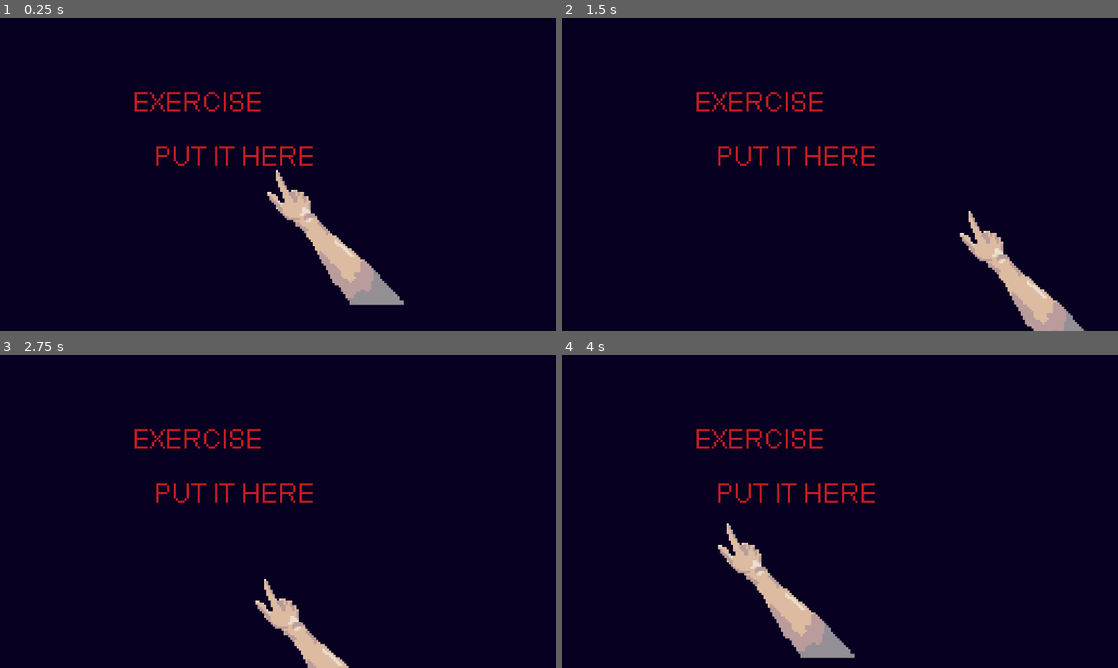
Above: before the commit, frames 1-4 (two rows, left to right).
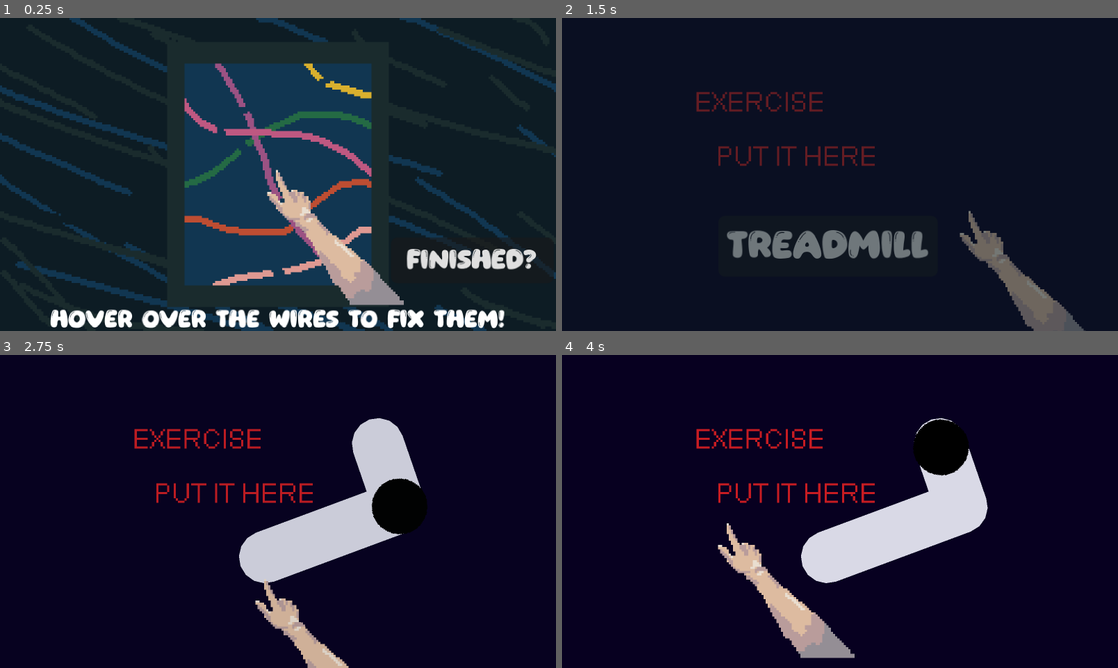
Above: after the commit, the same moments.

Repository: KatLuvsYa3/Geaux_Hackathon_Godot
Game: Godot game, scene res://scenes/game/wires.tscn
Same seed, same stepped clock (60 frames per second), same inputs: the game is played once before the commit and once after it. This scene is started directly instead of the project's main scene.
Inputs (mouse positions are in pixels of both pictures, inside the frame that each line leads up to):
- Up to frame 1 (0.25 s): no input
- Up to frame 2 (1.5 s): click (1034, 259) at 0.5 s, where only the run after the commit has a clickable "Finished?"; click (967, 215) at 1.27 s
- Up to frame 3 (2.75 s): click (266, 583) at 2 s, where only the run after the commit has a clickable "Treadmill"
- Up to frame 4 (4 s): move the mouse to (962, 495) at 2.77 s; hold D (move_right) 2.78-3.53 s; hold K 2.78-3.53 s; click (962, 495) at 2.92 s; move the mouse to (728, 527) at 3.52 s; hold S (move_down) from 3.53 s (still down); tap K at 3.6 s; click (728, 527) at 3.67 s

The runs differ from the first frame. In frame 1, 97% of the frame differs, in the area x 0-100%, y 0-100%; in frame 2, 5.7%; in frame 3, 7.5%; in frame 4, 7.5%.
Error after the commit: Invalid call. Nonexistent function 'get_child' in base 'Nil'. (res://scripts/base_script.gd:72)

Commit message:
wires + checkup

Diff:
--- /dev/null
+++ b/scenes/game/checkup.tscn
@@ -0,0 +1,42 @@
+[gd_scene format=3 uid="uid://wo34hesdre0q"]
+
+[ext_resource type="Texture2D" uid="uid://c3jr1pwuxgckt" path="res://assets/Sprites/checkup.png" id="1_lk3cu"]
+[ext_resource type="Script" uid="uid://b5xfcf1boyjl1" path="res://scripts/checkup.gd" id="1_vf5wq"]
+[ext_resource type="Script" uid="uid://cos8e54bxu7vj" path="res://scripts/change_scene_button.gd" id="3_rrnpn"]
+
+[node name="Checkup" type="Node2D" unique_id=986519064]
+script = ExtResource("1_vf5wq")
+
+[node name="Checkup" type="Sprite2D" parent="." unique_id=2099709860]
+position = Vector2(128, 72)
+texture = ExtResource("1_lk3cu")
+
+[node name="Label" type="Label" parent="." unique_id=332719005]
+offset_left = 92.0
+offset_top = 29.0
+offset_right = 163.0
+offset_bottom = 47.0
+theme_override_font_sizes/font_size = 16
+text = "Health:"
+
+[node name="Percentage" type="Label" parent="." unique_id=2044861641]
+offset_left = 80.0
+offset_top = 67.99999
+offset_right = 169.0
+offset_bottom = 89.99999
+rotation = 0.10581868
+theme_override_font_sizes/font_size = 20
+text = "100%"
+horizontal_alignment = 1
+
+[node name="Finish" type="Button" parent="." unique_id=827502146]
+offset_left = 180.0
+offset_top = 101.0
+offset_right = 255.0
+offset_bottom = 122.0
+theme_override_font_sizes/font_size = 11
+text = "Finished?"
+script = ExtResource("3_rrnpn")
+
+[connection signal="pressed" from="Finish" to="." method="_on_finish_pressed"]
+[connection signal="pressed" from="Finish" to="Finish" method="_on_pressed"]
--- a/scenes/game/maintainance.tscn
+++ b/scenes/game/maintainance.tscn
@@ -17,11 +17,11 @@
 text = "Maintainance"
 
 [node name="Treadmill" type="Button" parent="." unique_id=1058060577]
-offset_left = 72.0
+offset_left = 83.0
 offset_top = 91.0
-offset_right = 148.0
-offset_bottom = 119.0
-text = "Wires"
+offset_right = 151.0
+offset_bottom = 117.0
+text = "Fix"
 script = ExtResource("2_8e6wv")
 scene = "res://scenes/game/wires.tscn"
 minigame = 5
--- a/scenes/game/research.tscn
+++ b/scenes/game/research.tscn
@@ -14,16 +14,27 @@
 offset_top = -43.0
 offset_right = 52.0
 offset_bottom = -25.0
-text = "Research"
+text = "Medbay"
 
 [node name="Culture" type="Button" parent="." unique_id=1282042765]
-offset_left = 55.0
-offset_top = 94.0
-offset_right = 137.0
-offset_bottom = 120.0
+offset_left = 12.0
+offset_top = 81.0
+offset_right = 94.0
+offset_bottom = 107.0
 text = "Culture"
 script = ExtResource("2_77c6a")
 scene = "res://scenes/game/culture.tscn"
 minigame = 2
 
+[node name="Checkup" type="Button" parent="." unique_id=1618481827]
+offset_left = 130.0
+offset_top = 82.0
+offset_right = 227.0
+offset_bottom = 108.0
+text = "Check UP"
+script = ExtResource("2_77c6a")
+scene = "res://scenes/game/checkup.tscn"
+minigame = 3
+
 [connection signal="pressed" from="Culture" to="Culture" method="_on_pressed"]
+[connection signal="pressed" from="Checkup" to="Checkup" method="_on_pressed"]
--- a/scenes/game/wires.tscn
+++ b/scenes/game/wires.tscn
@@ -1,9 +1,137 @@
 [gd_scene format=3 uid="uid://mdocc4qxyqoh"]
 
-[ext_resource type="Texture2D" uid="uid://doknnibynak56" path="res://assets/Sprites/TEMPexercise.png" id="1_8erlg"]
+[ext_resource type="Texture2D" uid="uid://cs2vw3yo133xg" path="res://assets/Sprites/wires_cut.png" id="1_f4nqp"]
+[ext_resource type="Script" uid="uid://44y4i4e5dlb5" path="res://scripts/wires.gd" id="1_h67yv"]
+[ext_resource type="Texture2D" uid="uid://c5js2t0kudjwp" path="res://assets/Sprites/wires_uncut.png" id="2_4bg57"]
+[ext_resource type="Script" uid="uid://demt3i2m7he0y" path="res://scripts/cuts.gd" id="5_h67yv"]
+[ext_resource type="Script" uid="uid://cos8e54bxu7vj" path="res://scripts/change_scene_button.gd" id="5_wpmw1"]
+[ext_resource type="Texture2D" uid="uid://cl3lfufxiryos" path="res://assets/Sprites/square.png" id="6_gjy5t"]
+
+[sub_resource type="CircleShape2D" id="CircleShape2D_m0i5l"]
+radius = 27.979576
 
 [node name="Wire" type="Node2D" unique_id=974812941]
+script = ExtResource("1_h67yv")
 
-[node name="TemPexercise" type="Sprite2D" parent="." unique_id=1995177351]
+[node name="WiresCut" type="Sprite2D" parent="." unique_id=828039566]
 position = Vector2(128, 72)
-texture = ExtResource("1_8erlg")
+texture = ExtResource("1_f4nqp")
+
+[node name="WiresUncut" type="Sprite2D" parent="." unique_id=1073711903]
+visible = false
+position = Vector2(128, 72)
+texture = ExtResource("2_4bg57")
+
+[node name="Directions" type="Label" parent="." unique_id=33459558]
+offset_left = 23.0
+offset_top = 133.0
+offset_right = 233.0
+offset_bottom = 151.0
+theme_override_font_sizes/font_size = 10
+text = "Hover over the wires to fix them!"
+
+[node name="Cuts" type="Node2D" parent="." unique_id=541944733]
+script = ExtResource("5_h67yv")
+
+[node name="Cut1" type="Sprite2D" parent="Cuts" unique_id=1360464781]
+clip_children = 1
+position = Vector2(112.99999, 43)
+scale = Vector2(0.14843753, 0.13281251)
+texture = ExtResource("6_gjy5t")
+
+[node name="Area2D" type="Area2D" parent="Cuts/Cut1" unique_id=1213295988]
+
+[node name="CollisionShape2D" type="CollisionShape2D" parent="Cuts/Cut1/Area2D" unique_id=761042604]
+position = Vector2(5.139802e-05, 0)
+shape = SubResource("CircleShape2D_m0i5l")
+
+[node name="Cut2" type="Sprite2D" parent="Cuts" unique_id=206297537]
+clip_children = 1
+position = Vector2(100.99999, 53)
+scale = Vector2(0.14843753, 0.13281251)
+texture = ExtResource("6_gjy5t")
+
+[node name="Area2D" type="Area2D" parent="Cuts/Cut2" unique_id=366925066]
+
+[node name="CollisionShape2D" type="CollisionShape2D" parent="Cuts/Cut2/Area2D" unique_id=1339652545]
+position = Vector2(5.139802e-05, 0)
+shape = SubResource("CircleShape2D_m0i5l")
+
+[node name="Cut3" type="Sprite2D" parent="Cuts" unique_id=1218010953]
+clip_children = 1
+position = Vector2(150, 30)
+scale = Vector2(0.14843753, 0.13281251)
+texture = ExtResource("6_gjy5t")
+
+[node name="Area2D" type="Area2D" parent="Cuts/Cut3" unique_id=415758726]
+
+[node name="CollisionShape2D" type="CollisionShape2D" parent="Cuts/Cut3/Area2D" unique_id=912342961]
+position = Vector2(5.139802e-05, 0)
+shape = SubResource("CircleShape2D_m0i5l")
+
+[node name="Cut4" type="Sprite2D" parent="Cuts" unique_id=2002132490]
+clip_children = 1
+position = Vector2(113, 59)
+scale = Vector2(0.14843753, 0.13281251)
+texture = ExtResource("6_gjy5t")
+
+[node name="Area2D" type="Area2D" parent="Cuts/Cut4" unique_id=672867670]
+
+[node name="CollisionShape2D" type="CollisionShape2D" parent="Cuts/Cut4/Area2D" unique_id=1329683788]
+position = Vector2(5.139802e-05, 0)
+shape = SubResource("CircleShape2D_m0i5l")
+
+[node name="Cut5" type="Sprite2D" parent="Cuts" unique_id=708438554]
+clip_children = 1
+position = Vector2(131, 86)
+scale = Vector2(0.14843753, 0.13281251)
+texture = ExtResource("6_gjy5t")
+
+[node name="Area2D" type="Area2D" parent="Cuts/Cut5" unique_id=1134847917]
+
+[node name="CollisionShape2D" type="CollisionShape2D" parent="Cuts/Cut5/Area2D" unique_id=1219917688]
+position = Vector2(5.139802e-05, 0)
+shape = SubResource("CircleShape2D_m0i5l")
+
+[node name="Cut6" type="Sprite2D" parent="Cuts" unique_id=880445940]
+clip_children = 1
+position = Vector2(142.99998, 90)
+scale = Vector2(0.14843753, 0.13281251)
+texture = ExtResource("6_gjy5t")
+
+[node name="Area2D" type="Area2D" parent="Cuts/Cut6" unique_id=1730066197]
+
+[node name="CollisionShape2D" type="CollisionShape2D" parent="Cuts/Cut6/Area2D" unique_id=1464032263]
+position = Vector2(5.139802e-05, 0)
+shape = SubResource("CircleShape2D_m0i5l")
+
+[node name="Cut7" type="Sprite2D" parent="Cuts" unique_id=100118984]
+clip_children = 1
+position = Vector2(129, 117)
+scale = Vector2(0.14843753, 0.13281251)
+texture = ExtResource("6_gjy5t")
+
+[node name="Area2D" type="Area2D" parent="Cuts/Cut7" unique_id=934673309]
+
+[node name="CollisionShape2D" type="CollisionShape2D" parent="Cuts/Cut7/Area2D" unique_id=1172202339]
+position = Vector2(5.139802e-05, 0)
+shape = SubResource("CircleShape2D_m0i5l")
+
+[node name="Finish" type="Button" parent="." unique_id=1040970953]
+offset_left = 180.0
+offset_top = 101.0
+offset_right = 255.0
+offset_bottom = 122.0
+theme_override_font_sizes/font_size = 11
+text = "Finished?"
+script = ExtResource("5_wpmw1")
+
+[connection signal="mouse_entered" from="Cuts/Cut1/Area2D" to="Cuts" method="_on_area_2d_mouse_entered1"]
+[connection signal="mouse_entered" from="Cuts/Cut2/Area2D" to="Cuts" method="_on_area_2d_mouse_entered2"]
+[connection signal="mouse_entered" from="Cuts/Cut3/Area2D" to="Cuts" method="_on_area_2d_mouse_entered3"]
+[connection signal="mouse_entered" from="Cuts/Cut4/Area2D" to="Cuts" method="_on_area_2d_mouse_entered4"]
+[connection signal="mouse_entered" from="Cuts/Cut5/Area2D" to="Cuts" method="_on_area_2d_mouse_entered5"]
+[connection signal="mouse_entered" from="Cuts/Cut6/Area2D" to="Cuts" method="_on_area_2d_mouse_entered6"]
+[connection signal="mouse_entered" from="Cuts/Cut7/Area2D" to="Cuts" method="_on_area_2d_mouse_entered7"]
+[connection signal="pressed" from="Finish" to="." method="_on_finish_pressed"]
+[connection signal="pressed" from="Finish" to="Finish" method="_on_pressed"]
--- /dev/null
+++ b/scripts/bandage.gd
@@ -0,0 +1,19 @@
+extends Sprite2D
+
+var attatched = false
+
+# Called when the node enters the scene tree for the first time.
+func _ready() -> void:
+	pass # Replace with function body.
+
+
+# Called every frame. 'delta' is the elapsed time since the previous frame.
+func _process(delta: float) -> void:
+	if attatched: position = get_global_mouse_position()
+	if Input.is_mouse_button_pressed(MOUSE_BUTTON_LEFT):
+		attatched = false
+
+
+func _on_area_2d_mouse_entered() -> void:
+	print("HIYT")
+	attatched = true
--- a/scripts/base_script.gd
+++ b/scripts/base_script.gd
@@ -11,6 +11,7 @@
 	NOT_IN
 }
 
+var broken_mingames = []
 
 enum GameState {
 	START,
@@ -73,6 +74,16 @@
 func fade_change():
 	fade.play()
 
+func random_minigame():
+	var x = randi_range(0,5)
+	match x:
+		0: broken_mingames.append(Minigames.TREADMILL)
+		1: broken_mingames.append(Minigames.WEIGHTLIFTING)
+		2: broken_mingames.append(Minigames.CULTURE)
+		3: broken_mingames.append(Minigames.SCANNING)
+		4: broken_mingames.append(Minigames.CATASTROPHE)
+		5: broken_mingames.append(Minigames.MAINTANENCE)
+
 func new_year() -> void:
 	year+=1
 	display.get_child(3).text = str(year)
@@ -81,12 +92,16 @@
 		end_game()
 	bone_health -= decay_rate
 	cardio_health -= decay_rate
+	broken_mingames.append(random_minigame())
 	change_energy(base_energy)
 
 func do_task(en_req: int) -> bool:
 	if en_req > energy: return false
 	change_energy(energy-en_req)
 	return true
+
+func maintainance_task_completed():
+	broken_mingames.pop_front()
 
 func start_minigame(game: Minigames):
 	match(game):
--- /dev/null
+++ b/scripts/checkup.gd
@@ -0,0 +1,15 @@
+extends Node2D
+
+
+# Called when the node enters the scene tree for the first time.
+func _ready() -> void:
+	$Percentage.text = str(BaseScript.cardio_health*100)+"%"
+
+
+# Called every frame. 'delta' is the elapsed time since the previous frame.
+func _process(delta: float) -> void:
+	pass
+
+
+func _on_finish_pressed() -> void:
+	BaseScript.do_task(1)
--- /dev/null
+++ b/scripts/cuts.gd
@@ -0,0 +1,43 @@
+extends Node2D
+
+var filled = 0
+var total = 7
+
+# Called when the node enters the scene tree for the first time.
+func _ready() -> void:
+	pass # Replace with function body.
+
+
+# Called every frame. 'delta' is the elapsed time since the previous frame.
+func _process(delta: float) -> void:
+	pass
+
+func fill(x):
+	if get_child(x).get_child_count() < 2:
+		filled+=1
+		get_child(x).add_child($"../WiresUncut".duplicate())
+		get_child(x).get_child(1).visible = true
+		get_child(x).get_child(1).global_scale = Vector2.ONE
+		get_child(x).get_child(1).global_position.x = BaseScript.viewport_width/2
+		get_child(x).get_child(1).global_position.y = BaseScript.viewport_height/2
+
+func _on_area_2d_mouse_entered1() -> void:
+	fill(0)
+
+func _on_area_2d_mouse_entered2() -> void:
+	fill(1)
+
+func _on_area_2d_mouse_entered3() -> void:
+	fill(2)
+
+func _on_area_2d_mouse_entered4() -> void:
+	fill(3)
+
+func _on_area_2d_mouse_entered5() -> void:
+	fill(4)
+
+func _on_area_2d_mouse_entered6() -> void:
+	fill(5)
+
+func _on_area_2d_mouse_entered7() -> void:
+	fill(6)
--- /dev/null
+++ b/scripts/wires.gd
@@ -0,0 +1,11 @@
+extends Node2D
+
+
+# Called when the node enters the scene tree for the first time.
+func _ready() -> void:
+	pass # Replace with function body.
+
+func _on_finish_pressed() -> void:
+	var percentage = $Cuts.filled/$Cuts.total
+	if percentage == 1: BaseScript.maintainance_task_completed()
+	BaseScript.do_task(2)
Binary file added: assets/Sprites/bandage.png
Not shown, added: assets/Sprites/bandage.png.import
Binary file added: assets/Sprites/checkup.png
Not shown, added: assets/Sprites/checkup.png.import
Binary file added: assets/Sprites/wires_cut.png
Not shown, added: assets/Sprites/wires_cut.png.import
Binary file added: assets/Sprites/wires_uncut.png
Not shown, added: assets/Sprites/wires_uncut.png.import
Not shown, added: scripts/bandage.gd.uid
Not shown, added: scripts/checkup.gd.uid
Not shown, added: scripts/cuts.gd.uid
Not shown, added: scripts/wires.gd.uid
